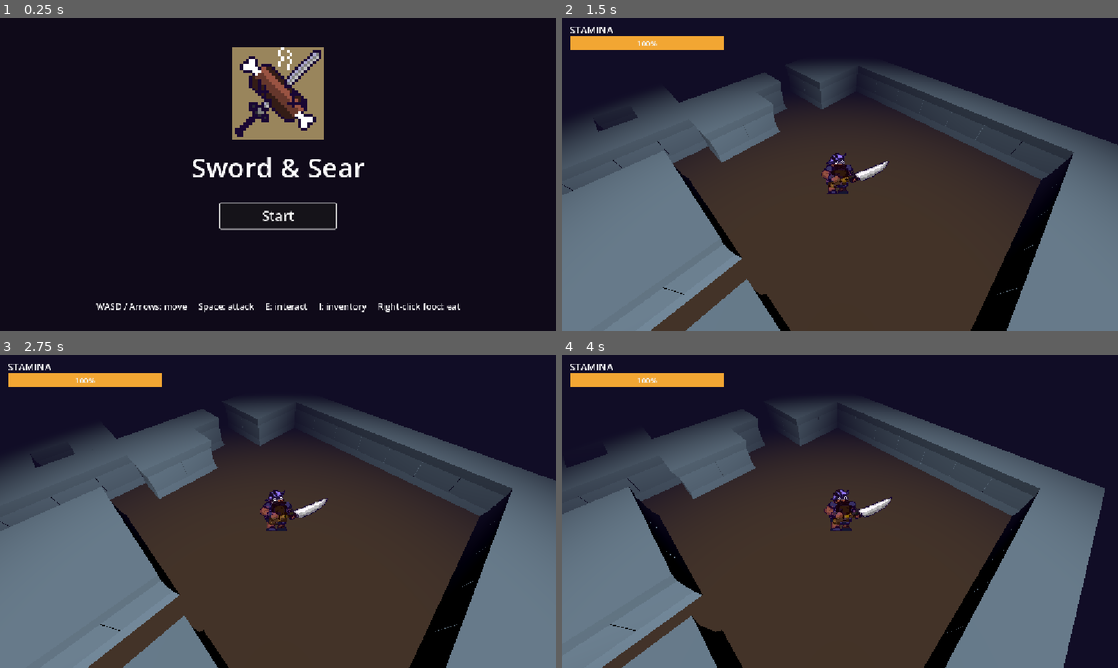
Above: before the commit, frames 1-4 (two rows, left to right).
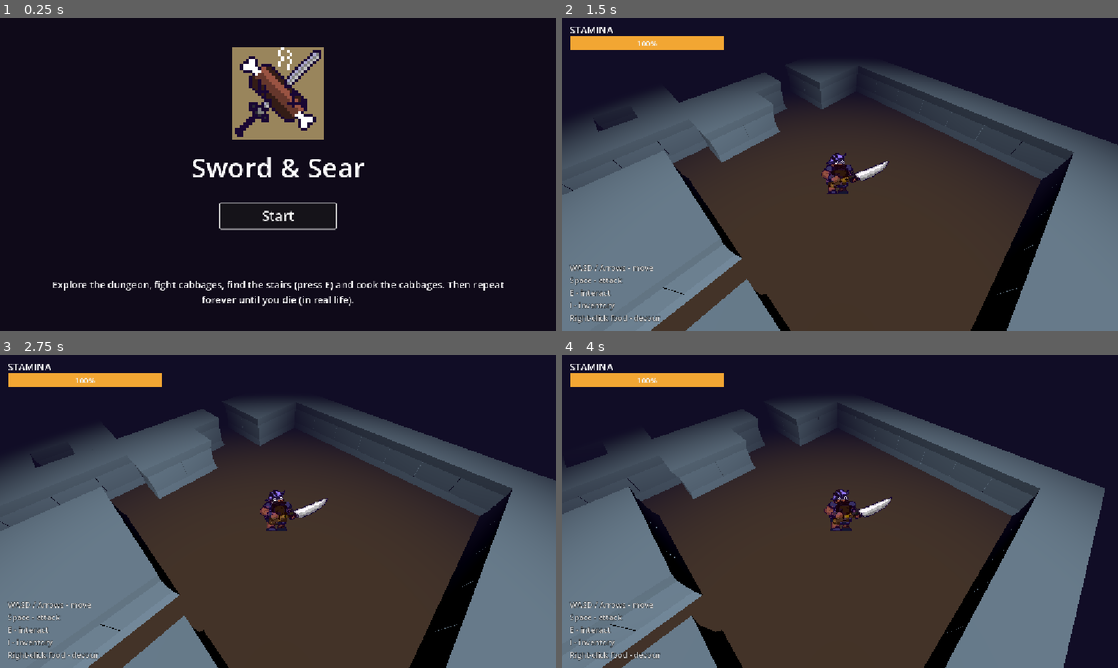
Above: after the commit, the same moments.

Repository: quack-pot/sword_and_sear
Game: Godot game, scene res://scenes/scn_title.tscn
Two runs of this game, one before a commit and one after it. Both use one fixed random seed, a clock stepped at 60 frames per second and the inputs below.
Inputs (mouse positions are in pixels of both pictures, inside the frame that each line leads up to):
- Up to frame 1 (0.25 s): no input
- Up to frame 2 (1.5 s): click "Start" at 0.5 s; tap Enter at 1.25 s; drag from (840, 174) to (895, 105) at 1.27 s
- Up to frame 3 (2.75 s): drag from (166, 527) to (250, 574) at 2.02 s
- Up to frame 4 (4 s): move the mouse to (895, 442) at 2.77 s; hold D (Right) 2.78-3.5 s; hold Space (Attack) 2.78-3.5 s; click (895, 442) at 2.92 s; drag from (812, 574) to (673, 464) at 3.52 s

The runs differ from the first frame. In frame 1, 1.6% of the frame differs, in the area x 9-91%, y 84-94%; in frame 2, 0.7%; in frame 3, 0.7%; in frame 4, 0.7%.

Commit message:
controls hud, camp tweaks + fixed game over bug

Diff:
--- /dev/null
+++ b/entities/ui/controls_hint.tscn
@@ -0,0 +1,25 @@
+[gd_scene format=3]
+
+[node name="ControlsHint" type="CanvasLayer"]
+layer = 0
+
+[node name="Label" type="Label" parent="."]
+anchors_preset = 2
+anchor_top = 1.0
+anchor_bottom = 1.0
+offset_left = 16.0
+offset_top = -136.0
+offset_right = 320.0
+offset_bottom = -16.0
+grow_vertical = 0
+mouse_filter = 2
+modulate = Color(1, 1, 1, 0.8)
+theme_override_colors/font_outline_color = Color(0, 0, 0, 1)
+theme_override_constants/outline_size = 4
+theme_override_font_sizes/font_size = 16
+text = "WASD / Arrows - move
+Space - attack
+E - interact
+I - inventory
+Right-click food - devour"
+vertical_alignment = 2
--- a/scenes/scn_camp.tscn
+++ b/scenes/scn_camp.tscn
@@ -7,6 +7,7 @@
 [ext_resource type="PackedScene" uid="uid://i7oif8qahco0" path="res://entities/cooking/campfire.tscn" id="5_campfire"]
 [ext_resource type="PackedScene" path="res://entities/dungeon_crawler/stairs.scn" id="6_stairs"]
 [ext_resource type="PackedScene" path="res://entities/ui/stamina_meter.tscn" id="7_meter"]
+[ext_resource type="PackedScene" path="res://entities/ui/controls_hint.tscn" id="8_hint"]
 
 [sub_resource type="Environment" id="Environment_camp"]
 background_mode = 1
@@ -27,9 +28,10 @@
 
 [node name="DungeonPlayer" parent="." instance=ExtResource("4_player")]
 transform = Transform3D(1, 0, 0, 0, 1, 0, 0, 0, 1, 3, 0, 7)
+armed = false
 
 [node name="Campfire" parent="." instance=ExtResource("5_campfire")]
-transform = Transform3D(1, 0, 0, 0, 1, 0, 0, 0, 1, 6, 0, 5)
+transform = Transform3D(1, 0, 0, 0, 1, 0, 0, 0, 1, 6, -0.9, 5)
 
 [node name="FireLight" type="OmniLight3D" parent="."]
 transform = Transform3D(1, 0, 0, 0, 1, 0, 0, 0, 1, 6, 1.5, 5.5)
@@ -48,3 +50,5 @@
 environment = SubResource("Environment_camp")
 
 [node name="StaminaMeter" parent="." instance=ExtResource("7_meter")]
+
+[node name="ControlsHint" parent="." instance=ExtResource("8_hint")]
--- a/scenes/scn_dungeon.tscn
+++ b/scenes/scn_dungeon.tscn
@@ -6,6 +6,7 @@
 [ext_resource type="PackedScene" uid="uid://0x78r47o8k6r" path="res://entities/dungeon_crawler/standard_chest.scn" id="4_6jsnp"]
 [ext_resource type="PackedScene" uid="uid://dwkodh463queh" path="res://entities/dungeon_crawler/cabbage_enemy.scn" id="5_o1tfa"]
 [ext_resource type="PackedScene" path="res://entities/ui/stamina_meter.tscn" id="6_iihhf"]
+[ext_resource type="PackedScene" path="res://entities/ui/controls_hint.tscn" id="7_hint"]
 
 [sub_resource type="Environment" id="Environment_iixl2"]
 background_mode = 1
@@ -35,3 +36,5 @@
 environment = SubResource("Environment_iixl2")
 
 [node name="StaminaMeter" parent="." instance=ExtResource("6_iihhf")]
+
+[node name="ControlsHint" parent="." instance=ExtResource("7_hint")]
--- a/scenes/scn_title.tscn
+++ b/scenes/scn_title.tscn
@@ -70,10 +70,13 @@
 anchor_top = 1.0
 anchor_right = 1.0
 anchor_bottom = 1.0
-offset_top = -64.0
+offset_left = 96.0
+offset_top = -110.0
+offset_right = -96.0
 offset_bottom = -24.0
 grow_horizontal = 2
 grow_vertical = 0
-theme_override_font_sizes/font_size = 18
-text = "WASD / Arrows: move     Space: attack     E: interact     I: inventory     Right-click food: eat"
+theme_override_font_sizes/font_size = 20
+text = "Explore the dungeon, fight cabbages, find the stairs (press E) and cook the cabbages. Then repeat forever until you die (in real life)."
 horizontal_alignment = 1
+autowrap_mode = 3
--- a/scripts/dungeon_crawler/dungeon_player.gd
+++ b/scripts/dungeon_crawler/dungeon_player.gd
@@ -68,6 +68,7 @@
 var facing_dir: Vector3 = Vector3.RIGHT
 var attack_already_hit: Dictionary = {}
 var attack_box_shape: BoxShape3D = BoxShape3D.new()
+var is_dead: bool = false
 
 func _get_button(event: InputEvent, action: StringName, previous: bool) -> bool:
 	if event.is_action_pressed(action):
@@ -390,7 +391,11 @@
 		sprite.play("idle_" + knife)
 
 func take_damage(amount: float, _source: Node3D = null) -> void:
+	if is_dead:
+		return
+
 	PlayerStamina.remove_stamina(floori(amount))
 
 	if PlayerStamina.get_stamina() <= 0:
-		get_tree().change_scene_to_file("res://scenes/scn_game_over.tscn")
+		is_dead = true
+		get_tree().change_scene_to_file.call_deferred("res://scenes/scn_game_over.tscn")
